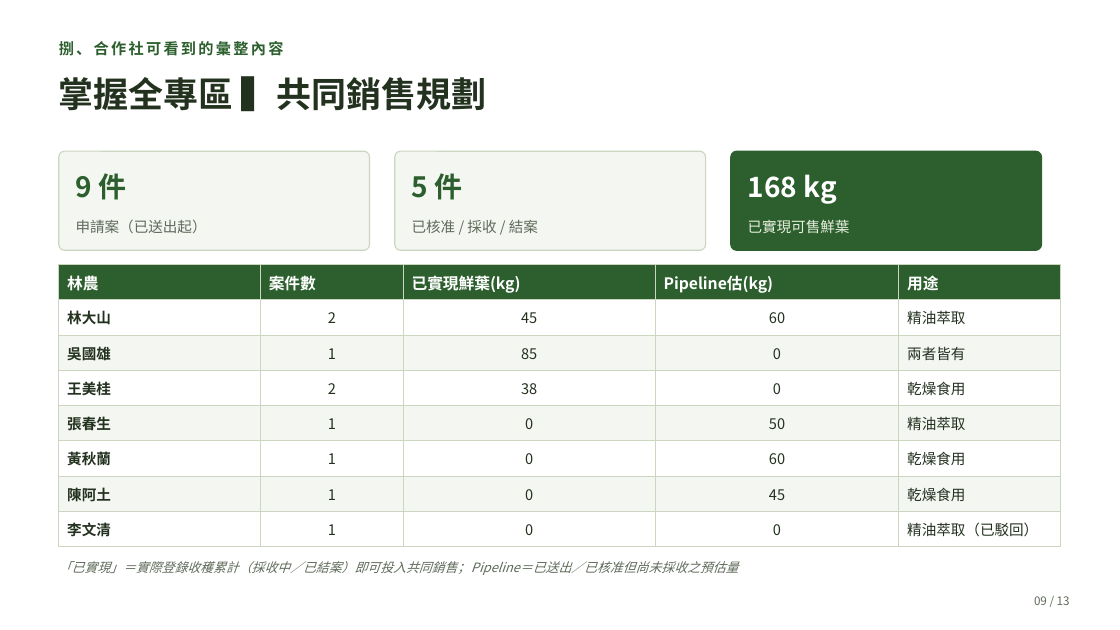
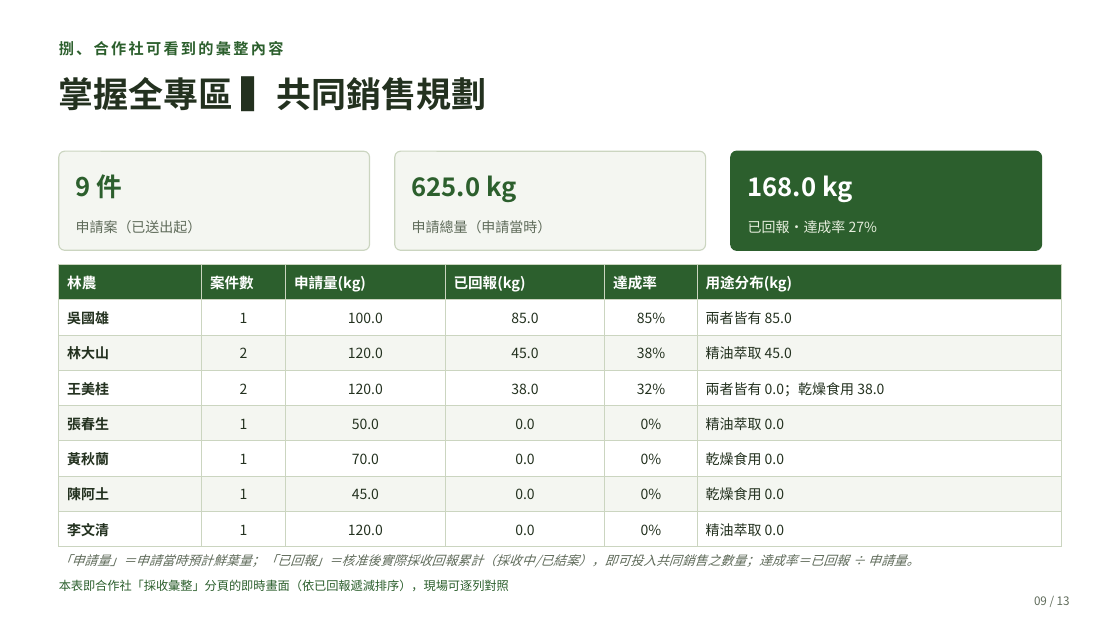
Before and after one commit to cct7366488-collab/2026-forestry-rs, a slide deck: slide 9 of reports/2026-05-mid-demo/05-土肉桂採收許可-520說明會簡報.pptx. Drawn at 1120x630 pixels with LibreOffice and Linux fonts; fonts in the diff are those of the drawing. Boxes give left, top, right and bottom in pixels: in the first picture for what was removed or moved away, otherwise in the second. Text is boxed around its words. In the diff, an @@ line names an element or a change of style, - is before the commit and + after.

```diff
--- a/reports/2026-05-mid-demo/05-土肉桂採收許可-520說明會簡報.pptx
+++ b/reports/2026-05-mid-demo/05-土肉桂採收許可-520說明會簡報.pptx
@@ text "9 件" at [76,174,123,199]: size 24 to 22 pt @@
@@ text at [412,175,516,202]: text changed; size 24 to 22 pt @@
-5 件
+625.0 kg
@@ text at [748,175,852,202]: text changed; size 24 to 22 pt @@
-168 kg
+168.0 kg
@@ text "申請案（已送出起）" at [76,220,202,233]: size 12.5 to 12 pt @@
@@ text at [412,220,552,233]: text changed; size 12.5 to 12 pt @@
-已核准 / 採收 / 結案
+申請總量（申請當時）
@@ text at [748,220,877,233]: text changed; size 12.5 to 12 pt @@
-已實現可售鮮葉
+已回報・達成率 27%
@@ table at [59,265,1061,541] @@
-column 1: 林農 | 林大山 | 吳國雄 | 王美桂 | 張春生 | 黃秋蘭 | 陳阿土 | 李文清
-column 2: 案件數 | 2 | 1 | 2 | 1 | 1 | 1 | 1
-column 3: 已實現鮮葉(kg) | 45 | 85 | 38 | 0 | 0 | 0 | 0
-column 4: Pipeline估(kg) | 60 | 0 | 0 | 50 | 60 | 45 | 0
-column 5: 用途 | 精油萃取 | 兩者皆有 | 乾燥食用 | 精油萃取 | 乾燥食用 | 乾燥食用 | 精油萃取（已駁回）
+column 1: 林農 | 吳國雄 | 林大山 | 王美桂 | 張春生 | 黃秋蘭 | 陳阿土 | 李文清
+column 2: 案件數 | 1 | 2 | 2 | 1 | 1 | 1 | 1
+column 3: 申請量(kg) | 100.0 | 120.0 | 120.0 | 50.0 | 70.0 | 45.0 | 120.0
+column 4: 已回報(kg) | 85.0 | 45.0 | 38.0 | 0.0 | 0.0 | 0.0 | 0.0
+column 5: 達成率 | 85% | 38% | 32% | 0% | 0% | 0% | 0%
+column 6: 用途分布(kg) | 兩者皆有 85.0 | 精油萃取 45.0 | 兩者皆有 0.0；乾燥食用 38.0 | 精油萃取 0.0 | 乾燥食用 0.0 | 乾燥食用 0.0 | 精油萃取 0.0
@@ text at [59,554,919,567]: text changed @@
-「已實現」＝實際登錄收穫累計（採收中／已結案）即可投入共同銷售；Pipeline＝已送出／已核准但尚未採收之預估量
+「申請量」＝申請當時預計鮮葉量；「已回報」＝核准後實際採收回報累計（採收中/已結案），即可投入共同銷售之數量；達成率＝已回報 ÷ 申請量。
@@ text added at [59,579,509,591], 10.5 pt, text #2C5F2D @@
+本表即合作社「採收彙整」分頁的即時畫面（依已回報遞減排序），現場可逐列對照
```
Also in this commit, not shown: 19 other files.
